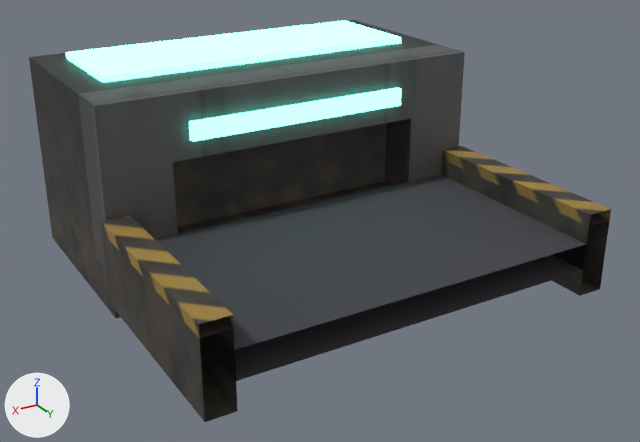
An edit to the glTF model jogo/assets/modelos/logistica/esteira/esteira_tunel_saida.glb, drawn before and after from the same camera.
The view is the same before and after, from a 50 mm camera at (0.923, 1.641, 0.923) aimed at (-0.015, 0.077, 0.141). The lights are fixed; the arrows at lower left show +X, +Y and +Z. The picture after the commit comes second. Vertices at exactly the same position are counted once.

Names of what the first picture shows: 'esteira_tunel_saida'.
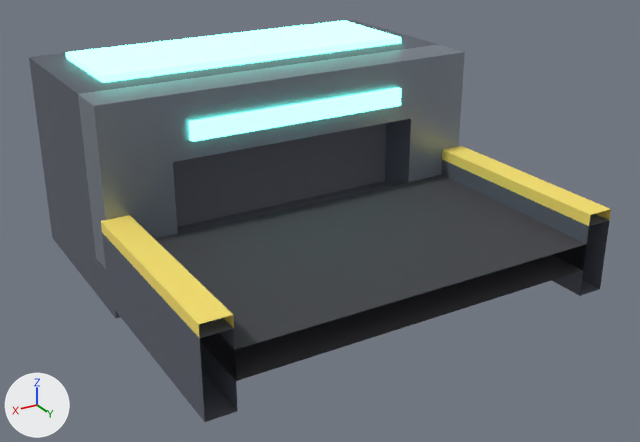
Pixel boxes (x1, y1, x2, y2) of what changed, in the pictures (640 x 442 px):
'esteira_tunel_saida', recoloured, surface changed (lighter): (29, 20, 611, 422) in both
part 1 of me_esteira_tunel_saida_corpo, recoloured (lighter): (29, 20, 439, 318) in both
part 2 of me_esteira_tunel_saida_corpo, recoloured (lighter): (441, 160, 610, 296) in both
part 3 of me_esteira_tunel_saida_corpo, recoloured: (102, 233, 238, 422) in both
part 4 of me_esteira_tunel_saida_corpo, recoloured: (101, 146, 611, 338) in both
part 5 of me_esteira_tunel_saida_corpo, recoloured (lighter): (385, 45, 465, 185) in both
part 6 of me_esteira_tunel_saida_corpo, recoloured (lighter): (78, 84, 178, 269) in both
part 7 of me_esteira_tunel_saida_corpo, recoloured (lighter): (150, 51, 414, 162) in both
part 8 of me_esteira_tunel_saida_corpo, surface changed (lighter): (29, 20, 611, 422) in both

The edits, one by one:
Material 'P_Faixa' (mat_p_faixa) is new.
Its base color is (0.95, 0.75, 0.15) (yellow #f9e16c).
Its roughness is 0.7.
Material 'P_Escuro' (mat_p_escuro) is new.
Its base color is (0.1, 0.11, 0.14) (dark grey #595d69).
Its roughness is 0.7.
Material 'P_Aco' (mat_p_aco) is new.
Its base color is (0.26, 0.3, 0.36) (grey #8b95a2).
Its metallic is 0.6.
Its roughness is 0.35.
me_esteira_tunel_saida_corpo has 80 vertices, 132 faces and spans x -0.46..0.46, y -0.46..0.5, z 0.0..0.475.
me_esteira_tunel_saida_corpo is used by ob_esteira_tunel_saida; location (0.0, 0.0, 0.0).
me_esteira_tunel_saida_corpo part 1: 36 of the faces centred in x -0.45..0.45, y -0.46..0.02, z 0.0..0.46 switch from mat_esteira_tunel_saida_tex (picture img_esteira_tunel_saida_tex) to mat_p_escuro (dark grey #595d69).
me_esteira_tunel_saida_corpo part 2: 8 of the faces centred in x -0.46..-0.4, y 0.18..0.34, z 0.04..0.2 switch from mat_esteira_tunel_saida_tex (picture img_esteira_tunel_saida_tex) to mat_p_escuro (dark grey #595d69).
me_esteira_tunel_saida_corpo part 3: 8 of the faces centred in x 0.4..0.46, y 0.18..0.34, z 0.04..0.2 switch from mat_esteira_tunel_saida_tex (picture img_esteira_tunel_saida_tex) to mat_p_escuro (dark grey #595d69).
me_esteira_tunel_saida_corpo part 4: all 12 faces centred in x -0.46..0.46, y 0.18..0.34, z 0.208..0.225 switch from mat_esteira_tunel_saida_tex (picture img_esteira_tunel_saida_tex) to mat_p_faixa (yellow #f9e16c).
me_esteira_tunel_saida_corpo part 5: 14 of the faces centred in x -0.45..-0.3, y -0.08..0.02, z 0.1..0.46 switch from mat_esteira_tunel_saida_tex (picture img_esteira_tunel_saida_tex) to mat_p_aco (grey #8b95a2).
me_esteira_tunel_saida_corpo part 6: 14 of the faces centred in x 0.3..0.45, y -0.08..0.02, z 0.1..0.46 switch from mat_esteira_tunel_saida_tex (picture img_esteira_tunel_saida_tex) to mat_p_aco (grey #8b95a2).
me_esteira_tunel_saida_corpo part 7: 8 of the faces centred in x -0.1..0.1, y -0.08..0.02, z 0.32..0.46 switch from mat_esteira_tunel_saida_tex (picture img_esteira_tunel_saida_tex) to mat_p_aco (grey #8b95a2).
me_esteira_tunel_saida_corpo part 8: texture (UV) coordinates of 132 of 132 faces, centred in x -0.46..0.46, y -0.46..0.34, z 0.0..0.475, changed; they spanned u 0.0..1.0, v 0.0..1.0 and now span u 0.0..1.0, v 0.0..0.48.
